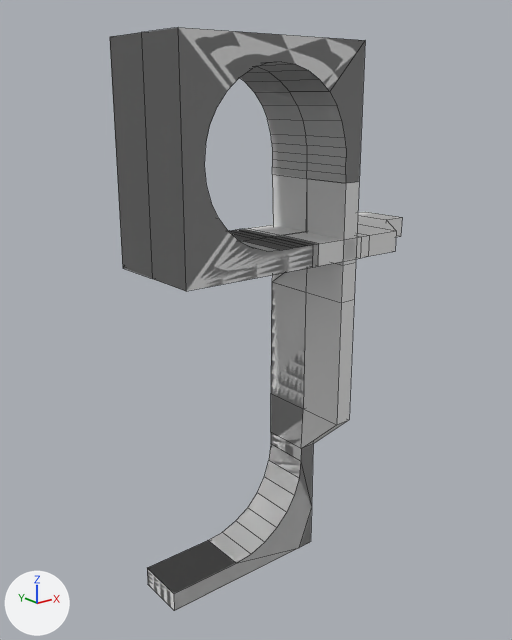
One commit to the Blender file Loops.blend: the scene before it, then after it.
Rendered twice from a 50 mm lens placed at (-27.8, -35.5, 6.6), pointed at (1.8, 1.5, -8.2). Every picture has the same lights, and +X, +Y and +Z are marked at lower left. Mesh edges are drawn as thin lines. The same objects are shown in both versions, whatever each file hides.

The first picture shows 'DropLoopA', 'DropLoopB'.
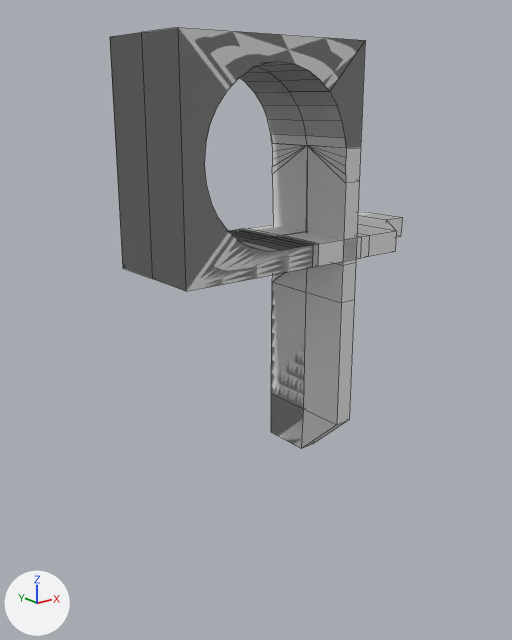
Commit message: Updated the loops

Changed parts and their boxes (x1, y1, x2, y2) in the pictures (512 x 640 px):
'DropLoopA', reshaped
    before: (110, 27, 365, 611)
    after: (192, 44, 365, 449)
'DropLoopB', reshaped
    before: (195, 174, 402, 448)
    after: (110, 27, 402, 448)
part 1 of me_cube, cut back
    before: (271, 134, 346, 266)
    after: (273, 134, 346, 266)
part 2 of me_cube, cut back
    before: (147, 433, 313, 611)
part 3 of me_cube_001, cut back
    before: (272, 174, 307, 232)
    after: (271, 42, 365, 232)

The change, as a list of edits to the scene's bpy script:
```text
Change me_cube:
    used by ob_droploopa; location = (0.0, 0.0, 0.0)
    remove me_cube.from_pydata(...)  # 164 vertices, 122 faces, 14 loose edges; spans x -7.3..7.6, y -3.8..3.3, z -27.1..9.9
    add me_cube.from_pydata(...)  # 126 vertices, 96 faces, 12 loose edges; spans x -7.3..7.6, y -3.8..3.3, z -18.5..9.9
    me_cube part 1
    10 vertices are removed from x 4.7..6.1, y -0.2..3.3, z 1.4..3.6
    16 faces are deleted
    2 loose edges are deleted
    1 vertex moves from x 6.1, y -0.2, z 1.4 to x 6.1, y -0.2, z 3.6
    2 vertices are added at (6.1, 3.3, 3.6), (4.8, -0.2, 3.6)
    11 new faces join them
    me_cube part 2
    30 vertices are removed from x -6.7..6.1, y -0.2..3.3, z -27.1..-19.5
    22 faces are deleted
    1 new face joins them
Change me_cube_001:
    used by ob_droploopb; location = (0.0, 0.0, 0.0)
    remove me_cube_001.from_pydata(...)  # 183 vertices, 138 faces, 14 loose edges; spans x -7.3..14.7, y -3.8..3.5, z -27.1..9.9
    add me_cube_001.from_pydata(...)  # 142 vertices, 113 faces, 11 loose edges; spans x -7.3..14.7, y -3.8..3.5, z -18.5..9.9
    me_cube_001 part 3
    12 vertices are removed from x 4.7..6.1, y -3.8..-0.2, z 1.4..3.6
    14 faces are deleted
    3 loose edges are deleted
    2 vertices move from x 6.1, y -3.8..-0.2, z 1.4 to x 6.1, y -3.8..-0.2, z 3.6
    1 vertex is added at (4.8, -0.2, 3.6)
    10 new faces join them
```
